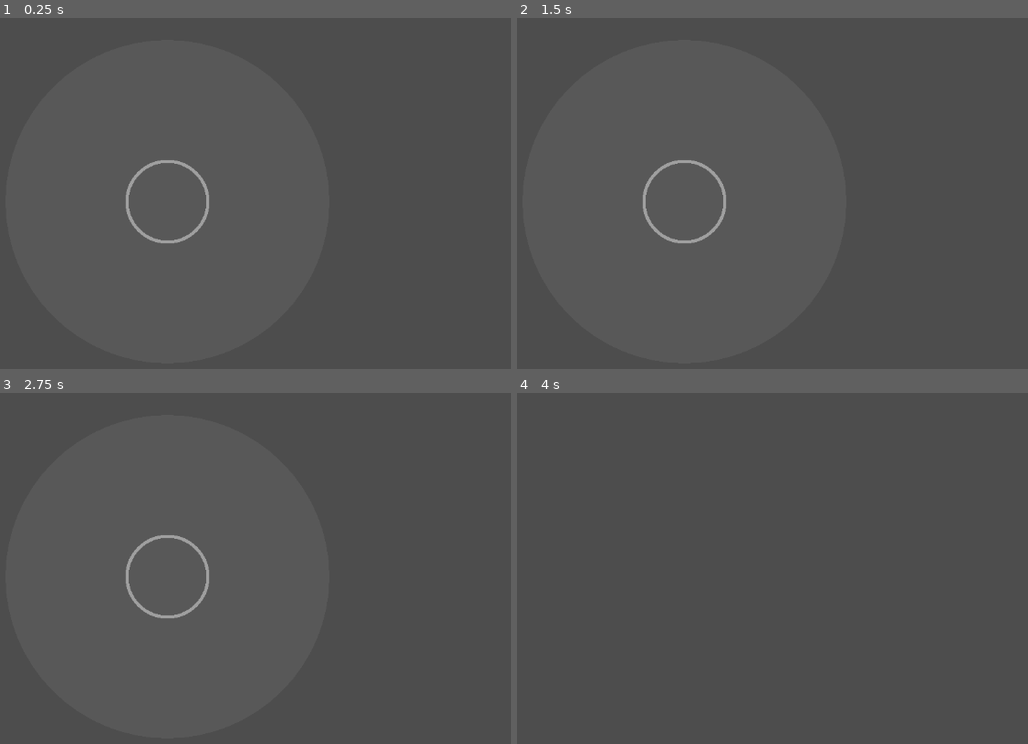
Above: before the commit, frames 1-4 (two rows, left to right).
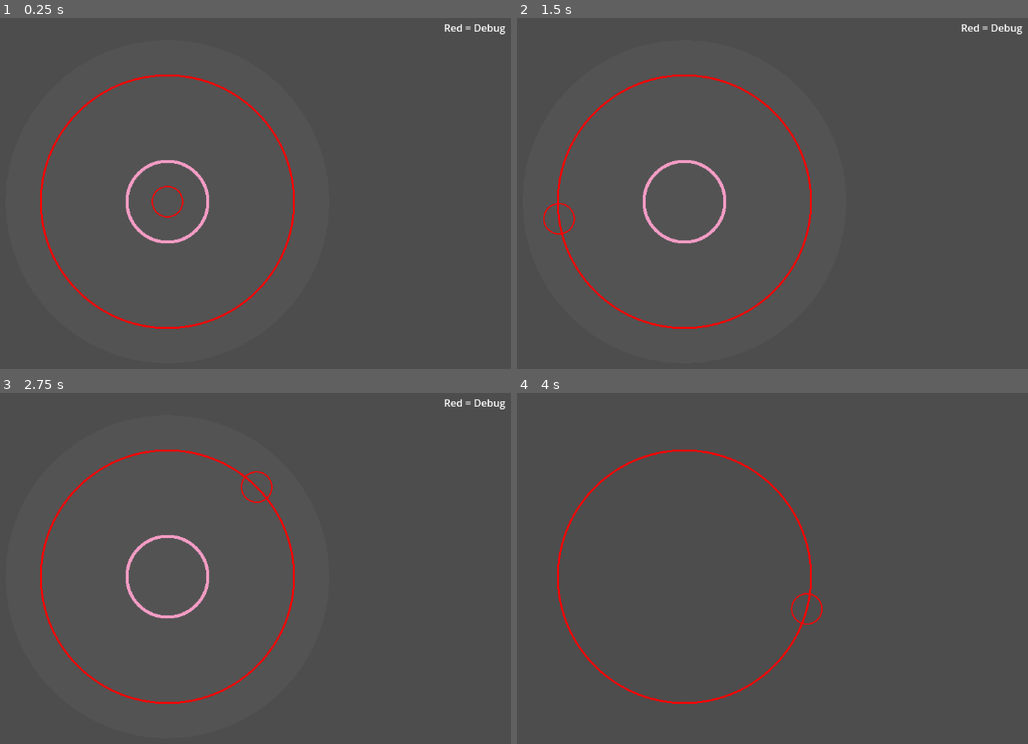
Above: after the commit, the same moments.

Repository: simonkuhlo/Duels1895
Game: Godot game, scene res://Ui/Ingame/RadialMenu/radial_menu_ui.tscn
Same seed, same stepped clock (60 frames per second), same inputs: the game is played once before the commit and once after it. This scene is started directly instead of the project's main scene. The engine's default icon, where the game draws it, is replaced by a stand-in: a white triangle on a blue panel in a dark square.
Inputs (mouse positions are in pixels of both pictures, inside the frame that each line leads up to):
- Up to frame 1 (0.25 s): no input
- Up to frame 2 (1.5 s): tap Enter at 0.5 s; move the mouse to (844, 182) at 0.52 s; hold D (move_right) 0.53-1.28 s; hold Mouse wheel down (hotbar_next_item) 0.53-1.28 s; click (844, 182) at 0.67 s; tap Space (jump) at 0.77, 1.25 s; move the mouse to (537, 221) at 1.27 s; hold S (move_backward) from 1.28 s (still down); tap Mouse wheel up (hotbar_prev_item) at 1.35 s; click (537, 221) at 1.42 s
- Up to frame 3 (2.75 s): tap Space (jump) at 1.52 s; tap Enter at 2 s; move the mouse to (240, 487) at 2.02 s; release S (move_backward) at 2.03 s; hold D (move_right) from 2.03 s (still down); hold F (interact) from 2.03 s (still down); click (240, 487) at 2.17 s
- Up to frame 4 (4 s): tap Space (jump) at 2.75, 3.02, 3.77 s; move the mouse to (649, 659) at 2.77 s; release D (move_right) at 2.78 s; release F (interact) at 2.78 s; hold W (move_forward) 2.78-3.53 s; tap E (select_ammo_type) at 2.85 s; click (649, 659) at 2.92 s; tap Enter at 3.5 s; move the mouse to (905, 638) at 3.52 s; hold A (move_left) from 3.53 s (still down); hold Shift (sprint) from 3.53 s (still down); click (905, 638) at 3.67 s

The runs differ from the first frame. In frame 1, 1.7% of the frame differs, in the area x 7-99%, y 1-89%; in frame 2, 1.7%; in frame 3, 1.7%; in frame 4, 1.1%.

Commit message:
work on selectionwheel

Diff:
--- a/Ui/Ingame/RadialMenu/radial_menu.gd
+++ b/Ui/Ingame/RadialMenu/radial_menu.gd
@@ -1,14 +1,26 @@
 @tool
 extends Control
 
+signal option_selected(option:RadialMenuOption)
+
+const sprite_size = Vector2(32, 32)
+
 @export var bkg_color:Color
 @export var line_color:Color
+@export var highlight_color:Color
 
 @export var outer_radius:int = 300
 @export var inner_radius:int = 64
 @export var line_width:float = 4
 
-@export var options:Array = []
+@export var options:Array[RadialMenuOption] = []
+
+@export var option_visualizer:PackedScene
+
+var selection:int:
+	set(new):
+		selection = new
+		queue_redraw()
 
 func _draw() -> void:
 	draw_circle(Vector2.ZERO, outer_radius, bkg_color)
@@ -16,9 +28,54 @@
 	if options.size() <= 1:
 		return
 	for i in range(options.size()):
-		var rads:float = TAU * i / options.size() - deg_to_rad(90)
-		var origin = Vector2.from_angle(rads)
-		draw_line(origin * inner_radius, origin * outer_radius, line_color, line_width)
+		if !options[i]:
+			continue
+		var start_rads:float = TAU * (i-1) / options.size() - 1 - deg_to_rad(90)
+		var end_rads = TAU * i / options.size() - 1 - deg_to_rad(90)
+		var mid_rads = (start_rads + end_rads) / 2.0 * 1
+		var radius_mid = (inner_radius + outer_radius) / 2
+
+		if selection == i:
+			var points_per_arc := 32
+			var points_inner := PackedVector2Array()
+			var points_outer := PackedVector2Array()
+			for j in range(points_per_arc + 1):
+				var angle = start_rads + j * (end_rads - start_rads) / points_per_arc
+				points_inner.append(inner_radius * Vector2.from_angle(TAU-angle))
+				points_outer.append(outer_radius * Vector2.from_angle(TAU-angle))
+			points_outer.reverse()
+			draw_polygon(points_inner + points_outer, PackedColorArray([highlight_color]))
+
+		var line_origin := Vector2.from_angle(start_rads)
+		draw_line(line_origin * inner_radius, line_origin * outer_radius, line_color, line_width)
+
+func update() -> void:
+	queue_redraw()
+	_visualize_options()
+
+func _ready() -> void:
+	update()
+
+func _visualize_options() -> void:
+	for i in range(options.size()):
+		if !options[i]:
+			continue
+		var start_rads:float = TAU * i / options.size() - deg_to_rad(90)
+		var end_rads = TAU * (i+1) / options.size() - deg_to_rad(90)
+		var texture_origin := Vector2.from_angle(start_rads + (end_rads - start_rads) / 2)
+		var texture_origin_radius:float = inner_radius + ( (outer_radius - inner_radius) / 2)
+		texture_origin = texture_origin * texture_origin_radius
+		var visualizer_instance = option_visualizer.instantiate()
+		visualizer_instance.position = texture_origin
+		visualizer_instance.visualized_option = options[i]
+		add_child(visualizer_instance)
 
 func _process(delta: float) -> void:
-	queue_redraw()
+	var mouse_pos = get_local_mouse_position()
+	var mouse_radius = mouse_pos.length()
+
+	if mouse_radius < inner_radius:
+		selection = -1
+	else:
+		var mouse_rads := fposmod(mouse_pos.angle() * -1, TAU)
+		selection = ceil((mouse_rads / TAU) * options.size() - 1)
--- a/Ui/Ingame/RadialMenu/radial_menu.tscn
+++ b/Ui/Ingame/RadialMenu/radial_menu.tscn
@@ -1,6 +1,28 @@
-[gd_scene load_steps=2 format=3 uid="uid://bxyhi0olljmbn"]
+[gd_scene load_steps=9 format=3 uid="uid://bxyhi0olljmbn"]
 
 [ext_resource type="Script" uid="uid://cvuv7sgca6q1i" path="res://Ui/Ingame/RadialMenu/radial_menu.gd" id="1_ktpuk"]
+[ext_resource type="Script" uid="uid://b5u28gvjx1gov" path="res://Ui/Ingame/RadialMenu/radial_menu_option.gd" id="2_i6ggd"]
+[ext_resource type="Texture2D" uid="uid://d0bw6aikw44cm" path="res://icon.svg" id="3_tgbc4"]
+[ext_resource type="PackedScene" uid="uid://cimijyyveuexq" path="res://Ui/Ingame/RadialMenu/radial_menu_option_visualizer.tscn" id="4_tgbc4"]
+[ext_resource type="PackedScene" uid="uid://64ohm54wsya8" path="res://Ui/Ingame/VirtualCursor/virtual_cursor.tscn" id="5_m1c22"]
+
+[sub_resource type="Resource" id="Resource_m1c22"]
+script = ExtResource("2_i6ggd")
+text = "test"
+icon = ExtResource("3_tgbc4")
+metadata/_custom_type_script = "uid://b5u28gvjx1gov"
+
+[sub_resource type="Resource" id="Resource_i6ggd"]
+script = ExtResource("2_i6ggd")
+text = "test2"
+icon = ExtResource("3_tgbc4")
+metadata/_custom_type_script = "uid://b5u28gvjx1gov"
+
+[sub_resource type="Resource" id="Resource_tgbc4"]
+script = ExtResource("2_i6ggd")
+text = "test3"
+icon = ExtResource("3_tgbc4")
+metadata/_custom_type_script = "uid://b5u28gvjx1gov"
 
 [node name="RadialMenu" type="Control"]
 layout_mode = 3
@@ -12,8 +34,21 @@
 grow_horizontal = 2
 grow_vertical = 2
 script = ExtResource("1_ktpuk")
-bkg_color = Color(0.344076, 0.344076, 0.344076, 1)
-line_color = Color(0.621524, 0.621524, 0.621524, 1)
+bkg_color = Color(0.325441, 0.325441, 0.325441, 1)
+line_color = Color(0.957664, 0.609392, 0.770681, 1)
+highlight_color = Color(0.976272, 0.743727, 0.978943, 1)
 outer_radius = 256
 line_width = 5.0
-options = [null, null]
+options = Array[ExtResource("2_i6ggd")]([SubResource("Resource_m1c22"), SubResource("Resource_i6ggd"), SubResource("Resource_tgbc4")])
+option_visualizer = ExtResource("4_tgbc4")
+
+[node name="VirtualCursor" parent="." instance=ExtResource("5_m1c22")]
+layout_mode = 1
+
+[node name="Label" type="Label" parent="."]
+layout_mode = 0
+offset_left = 437.0
+offset_top = -287.0
+offset_right = 534.0
+offset_bottom = -264.0
+text = "Red = Debug"
--- /dev/null
+++ b/Ui/Ingame/RadialMenu/radial_menu_option.gd
@@ -0,0 +1,5 @@
+extends Resource
+class_name RadialMenuOption
+
+@export var text:String
+@export var icon:Texture2D
--- /dev/null
+++ b/Ui/Ingame/RadialMenu/radial_menu_option_visualizer.gd
@@ -0,0 +1,21 @@
+@tool
+extends Control
+
+@export var texture_rect:TextureRect
+@export var label:Label
+
+@export var default_texture:Texture2D
+@export var default_text:String = "?"
+
+var visualized_option:RadialMenuOption:
+	set(new):
+		visualized_option = new
+		if visualized_option:
+			texture_rect.texture = visualized_option.icon
+			label.text = visualized_option.text
+		else:
+			if default_texture:
+				texture_rect.texture = default_texture
+			else:
+				texture_rect.texture = null
+			texture_rect.text = default_text
--- /dev/null
+++ b/Ui/Ingame/RadialMenu/radial_menu_option_visualizer.tscn
@@ -0,0 +1,44 @@
+[gd_scene load_steps=3 format=3 uid="uid://cimijyyveuexq"]
+
+[ext_resource type="Texture2D" uid="uid://d0bw6aikw44cm" path="res://icon.svg" id="1_02ufi"]
+[ext_resource type="Script" uid="uid://bq80frjl52she" path="res://Ui/Ingame/RadialMenu/radial_menu_option_visualizer.gd" id="1_xnep2"]
+
+[node name="RadialMenuOptionVisualizer" type="Control" node_paths=PackedStringArray("texture_rect", "label")]
+layout_mode = 3
+anchors_preset = 8
+anchor_left = 0.5
+anchor_top = 0.5
+anchor_right = 0.5
+anchor_bottom = 0.5
+grow_horizontal = 2
+grow_vertical = 2
+mouse_filter = 1
+script = ExtResource("1_xnep2")
+texture_rect = NodePath("VBoxContainer/TextureRect")
+label = NodePath("VBoxContainer/Label")
+
+[node name="VBoxContainer" type="VBoxContainer" parent="."]
+layout_mode = 1
+anchors_preset = 8
+anchor_left = 0.5
+anchor_top = 0.5
+anchor_right = 0.5
+anchor_bottom = 0.5
+offset_left = -25.0
+offset_top = -38.5
+offset_right = 25.0
+offset_bottom = 38.5
+grow_horizontal = 2
+grow_vertical = 2
+
+[node name="TextureRect" type="TextureRect" parent="VBoxContainer"]
+layout_mode = 2
+size_flags_vertical = 3
+texture = ExtResource("1_02ufi")
+expand_mode = 4
+
+[node name="Label" type="Label" parent="VBoxContainer"]
+layout_mode = 2
+text = "text"
+horizontal_alignment = 1
+vertical_alignment = 1
--- a/Ui/Ingame/RadialMenu/radial_menu_ui.tscn
+++ b/Ui/Ingame/RadialMenu/radial_menu_ui.tscn
@@ -1,11 +1,15 @@
-[gd_scene load_steps=3 format=3 uid="uid://cbeno2owtveyk"]
+[gd_scene load_steps=5 format=3 uid="uid://cbeno2owtveyk"]
 
 [ext_resource type="Script" uid="uid://47xa7mph10i" path="res://Ui/Ingame/RadialMenu/radial_menu_ui.gd" id="1_c1vjf"]
 [ext_resource type="PackedScene" uid="uid://bxyhi0olljmbn" path="res://Ui/Ingame/RadialMenu/radial_menu.tscn" id="2_fhlbh"]
+[ext_resource type="Script" uid="uid://b5u28gvjx1gov" path="res://Ui/Ingame/RadialMenu/radial_menu_option.gd" id="3_f13wv"]
+[ext_resource type="PackedScene" uid="uid://64ohm54wsya8" path="res://Ui/Ingame/VirtualCursor/virtual_cursor.tscn" id="4_cwwuv"]
 
 [node name="RadialMenuUiLayer" type="CanvasLayer" node_paths=PackedStringArray("radial_menu")]
 script = ExtResource("1_c1vjf")
 radial_menu = NodePath("RadialMenu")
 
 [node name="RadialMenu" parent="." instance=ExtResource("2_fhlbh")]
-options = [null]
+options = Array[ExtResource("3_f13wv")]([null])
+
+[node name="VirtualCursor" parent="." instance=ExtResource("4_cwwuv")]
--- a/Ui/Ingame/VirtualCursor/virtual_cursor.gd
+++ b/Ui/Ingame/VirtualCursor/virtual_cursor.gd
@@ -1 +1,49 @@
+@tool
 extends Control
+
+@export var max_radius:float = 200
+
+@export_group("UI")
+@export var max_radius_indicator_color: Color = Color.RED
+@export var cursor_color:Color = Color.RED
+@export var max_radius_indicator_width: float = 3
+@export var max_radius_visible:bool = true
+@export var cursor_visible:bool = true
+
+@export_group("Auto Retract")
+@export var auto_retract:bool = false
+@export var auto_retract_speed:float = 1000
+@export var auto_retract_delay:float = 0.5
+
+@export_group("Linking")
+@export var auto_retract_timer:Timer
+
+var cursor_pos:Vector2 = Vector2.ZERO:
+	set(new):
+		cursor_pos = new
+	get():
+		return cursor_pos
+
+func _process(delta: float) -> void:
+	queue_redraw()
+	if auto_retract:
+		if auto_retract_timer.is_stopped():
+			cursor_pos = cursor_pos.move_toward(Vector2.ZERO, delta * auto_retract_speed)
+
+func _draw() -> void:
+	if max_radius_visible:
+		draw_arc(Vector2.ZERO, max_radius, 0, TAU, 2 * max_radius, max_radius_indicator_color, max_radius_indicator_width)
+	if cursor_visible:
+		draw_arc(cursor_pos, 24, 0, TAU, 40, cursor_color, 2)
+
+func _input(event: InputEvent) -> void:
+	if event is InputEventMouseMotion:
+		var rel = event.relative
+		cursor_pos += rel
+		var center_point = Vector2.ZERO
+		var offset = cursor_pos - center_point
+		if offset.length() > max_radius:
+			offset = offset.normalized() * max_radius
+			cursor_pos = center_point + offset
+		if auto_retract:
+			auto_retract_timer.start(auto_retract_delay)
--- a/Ui/Ingame/VirtualCursor/virtual_cursor.tscn
+++ b/Ui/Ingame/VirtualCursor/virtual_cursor.tscn
@@ -2,11 +2,18 @@
 
 [ext_resource type="Script" uid="uid://dlpxkuqrxk317" path="res://Ui/Ingame/VirtualCursor/virtual_cursor.gd" id="1_l3tdo"]
 
-[node name="VirtualCursor" type="Control"]
+[node name="VirtualCursor" type="Control" node_paths=PackedStringArray("auto_retract_timer")]
 layout_mode = 3
-anchors_preset = 15
-anchor_right = 1.0
-anchor_bottom = 1.0
+anchors_preset = 8
+anchor_left = 0.5
+anchor_top = 0.5
+anchor_right = 0.5
+anchor_bottom = 0.5
 grow_horizontal = 2
 grow_vertical = 2
 script = ExtResource("1_l3tdo")
+auto_retract_delay = 0.3
+auto_retract_timer = NodePath("AutoRetractTimer")
+
+[node name="AutoRetractTimer" type="Timer" parent="."]
+one_shot = true
Not shown: 1 places in Items/Ammo/testammo.tres that only renumber resources
Not shown, added: Ui/Ingame/RadialMenu/radial_menu_option.gd.uid
Not shown, added: Ui/Ingame/RadialMenu/radial_menu_option_visualizer.gd.uid
